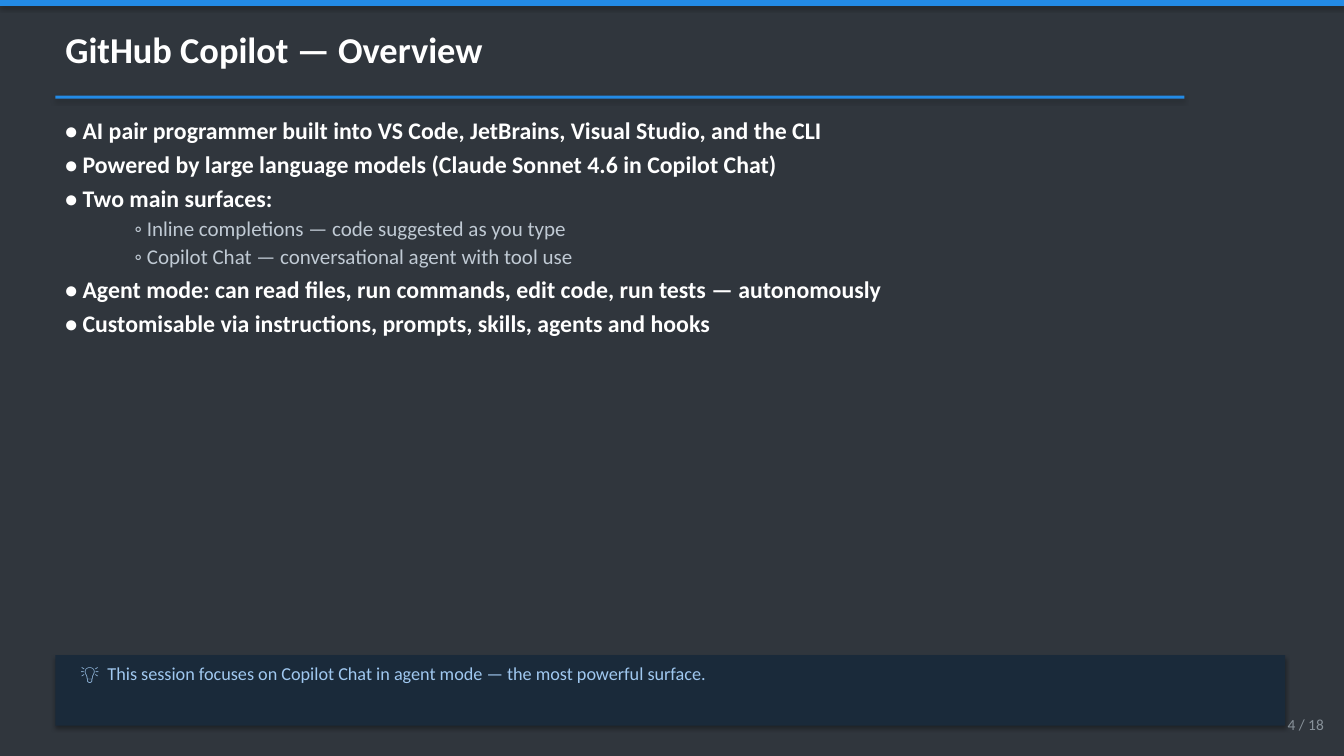
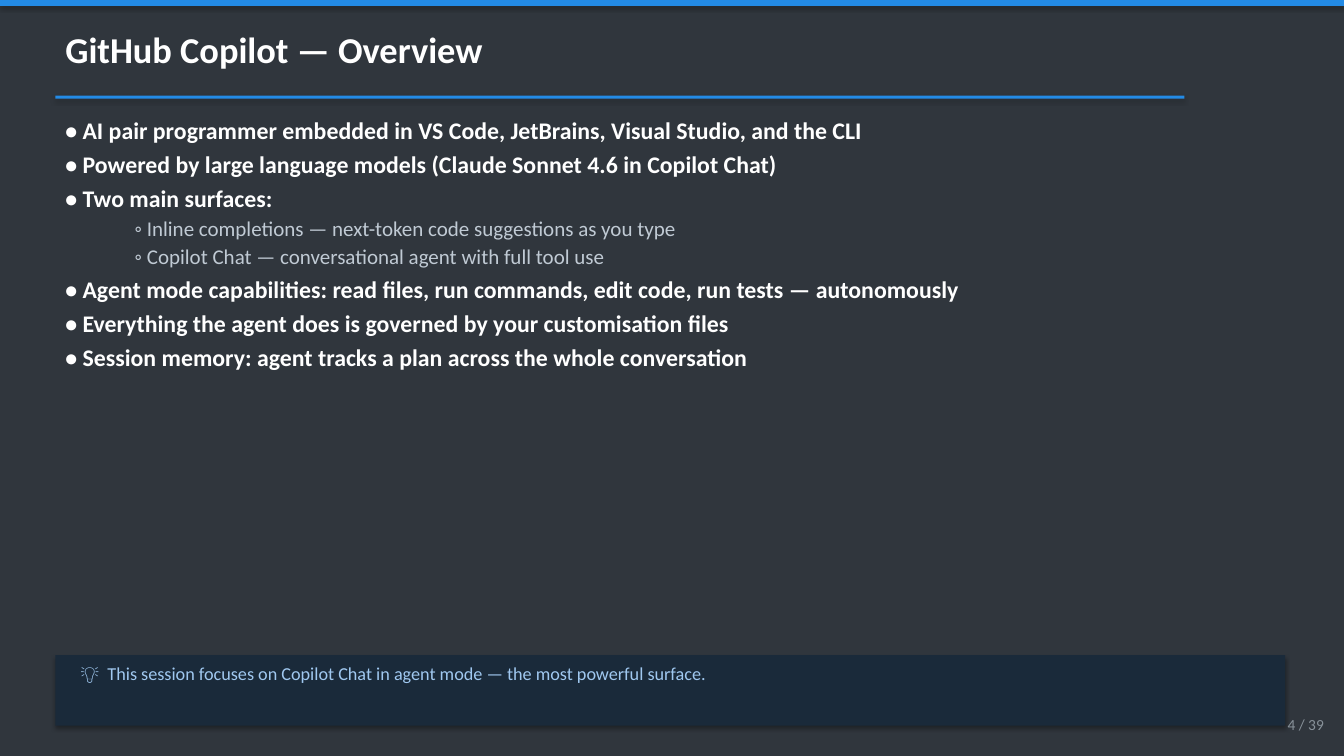
Before and after one commit to cyberkoolman/ghcp-poc-auth, a slide deck: slide 4 of docs/ghcp-getting-started.pptx. Drawn at 1344x756 pixels with LibreOffice and Linux fonts; fonts in the diff are those of the drawing. Boxes give left, top, right and bottom in pixels: in the first picture for what was removed or moved away, otherwise in the second. Text is boxed around its words. In the diff, an @@ line names an element or a change of style, - is before the commit and + after.

```diff
--- a/docs/ghcp-getting-started.pptx
+++ b/docs/ghcp-getting-started.pptx
@@ text at box(83, 122, 861, 143): text changed @@
-• AI pair programmer built into VS Code, JetBrains, Visual Studio, and the CLI
+• AI pair programmer embedded in VS Code, JetBrains, Visual Studio, and the CLI
@@ text at box(83, 221, 959, 370): text changed @@
-  ◦ Inline completions — code suggested as you type
-  ◦ Copilot Chat — conversational agent with tool use
-• Agent mode: can read files, run commands, edit code, run tests — autonomously
-• Customisable via instructions, prompts, skills, agents and hooks
+  ◦ Inline completions — next-token code suggestions as you type
+  ◦ Copilot Chat — conversational agent with full tool use
+• Agent mode capabilities: read files, run commands, edit code, run tests — autonomously
+• Everything the agent does is governed by your customisation files
+• Session memory: agent tracks a plan across the whole conversation
@@ text at box(1288, 720, 1324, 730): text changed @@
-4 / 18
+4 / 39
```
Also in this commit, not shown: 13 other slides changed, 20 slides added, 1 other file.
